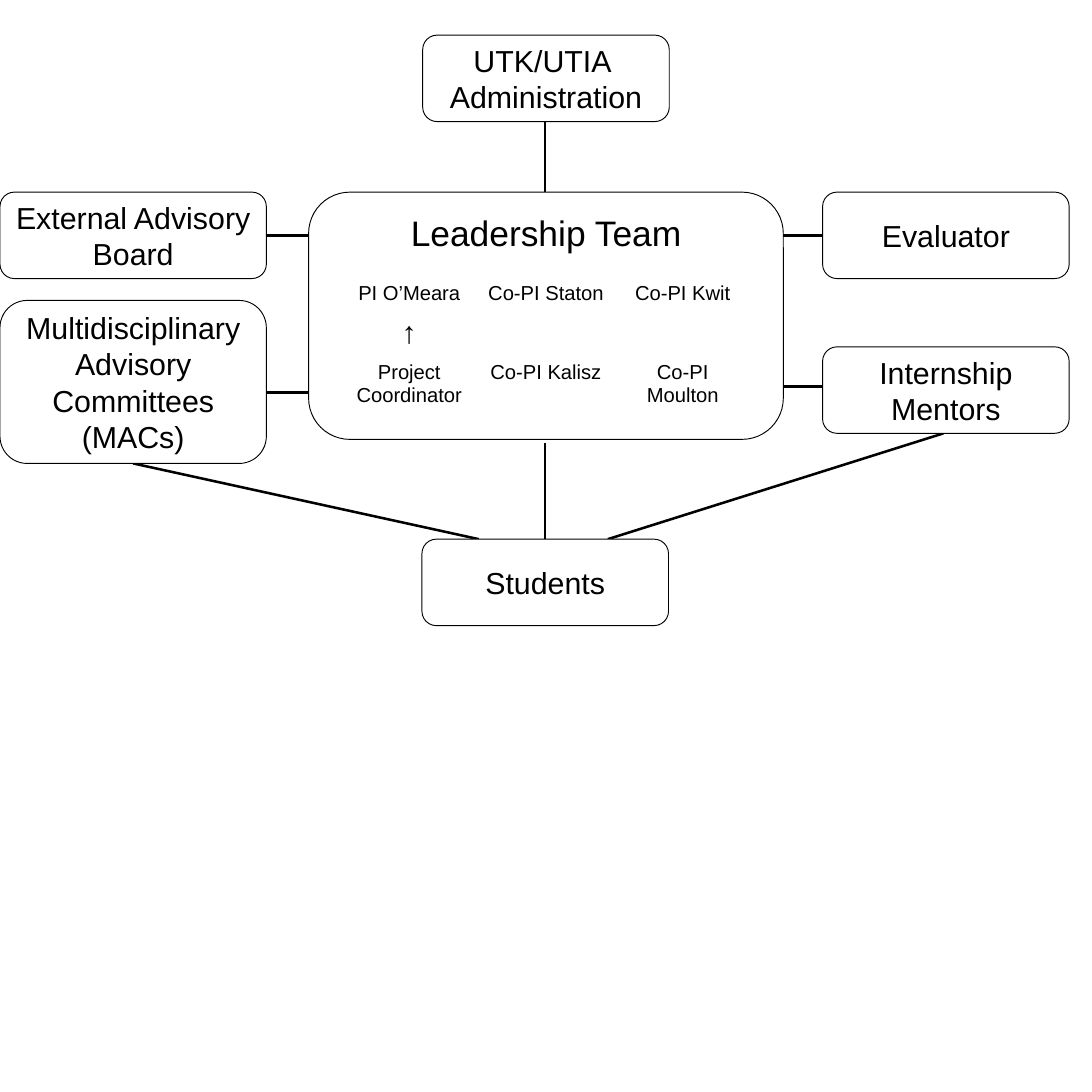
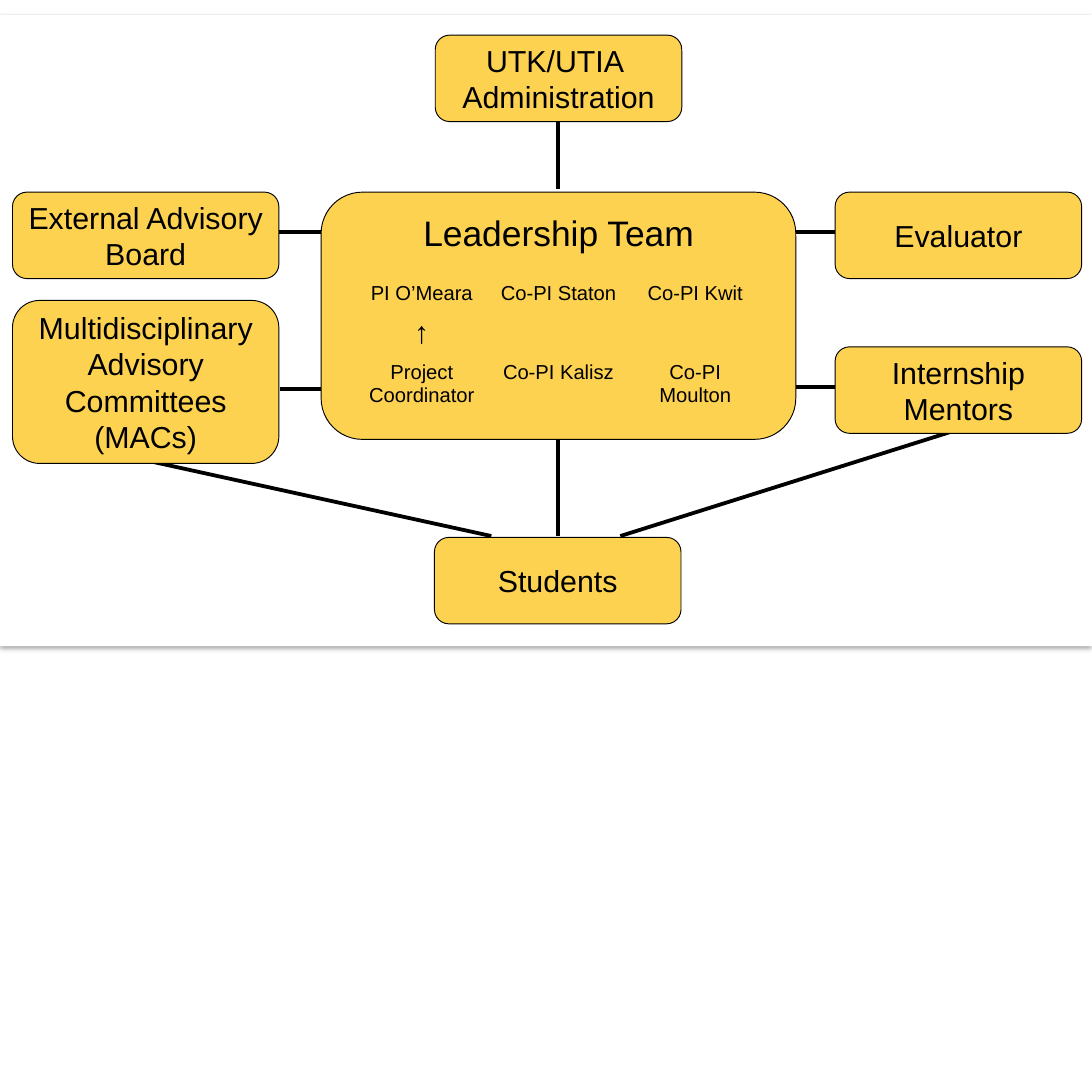
Before and after one commit to bomeara/EEB_NRT, a slide deck: slide 1 of FinalProposal/OrgChart.pptx. Drawn at 1092x1092 pixels with LibreOffice and Linux fonts; fonts in the diff are those of the drawing. Boxes give left, top, right and bottom in pixels: in the first picture for what was removed or moved away, otherwise in the second. Text is boxed around its words. In the diff, an @@ line names an element or a change of style, - is before the commit and + after.

```diff
--- a/FinalProposal/OrgChart.pptx
+++ b/FinalProposal/OrgChart.pptx
@@ rectangle added at box(0, 15, 1092, 646), fill #FFFFFF @@
@@ 4 lines: place and size @@
-4 lines at box(133, 122, 944, 540)
+4 lines at box(146, 118, 956, 536)
@@ line (558, 189) - (558, 118): stroke #000000 2 pt to #000000 3 pt @@
@@ 4 rounded rectangles, 1 text: place and size @@
-4 rounded rectangles, 1 text at box(0, 35, 784, 463)
+4 rounded rectangles, 1 text at box(13, 35, 796, 463)
@@ fill #FFFFFF to #FDD251 in 7 elements at box(435, 35, 682, 122), box(835, 192, 1082, 278), box(835, 347, 1082, 433), box(13, 192, 279, 278), box(13, 300, 279, 463), box(434, 538, 681, 624), box(321, 192, 796, 440) @@
@@ line (320, 232) - (278, 232): stroke #000000 2 pt to #000000 3 pt @@
@@ line (835, 232) - (796, 232): stroke #000000 2 pt to #000000 3 pt @@
@@ 3 lines: place and size @@
-3 lines at box(267, 236, 823, 392)
+3 lines at box(278, 232, 835, 389)
@@ line (320, 389) - (279, 389): stroke #000000 2 pt to #000000 3 pt @@
@@ 3 rounded rectangles, 1 table, 1 line: place and size @@
-3 rounded rectangles, 1 table, 1 line at box(341, 192, 1069, 626)
+3 rounded rectangles, 1 table, 1 line at box(353, 192, 1082, 624)
@@ line (835, 387) - (796, 387): stroke #000000 2 pt to #000000 3 pt @@
@@ line (558, 536) - (558, 440): stroke #000000 2 pt to #000000 3 pt @@
@@ line (956, 430) - (621, 536): stroke #000000 2 pt to #000000 3 pt @@
@@ line (146, 460) - (491, 536): stroke #000000 2 pt to #000000 3 pt @@
```
Also in this commit, not shown: 2 other files.
